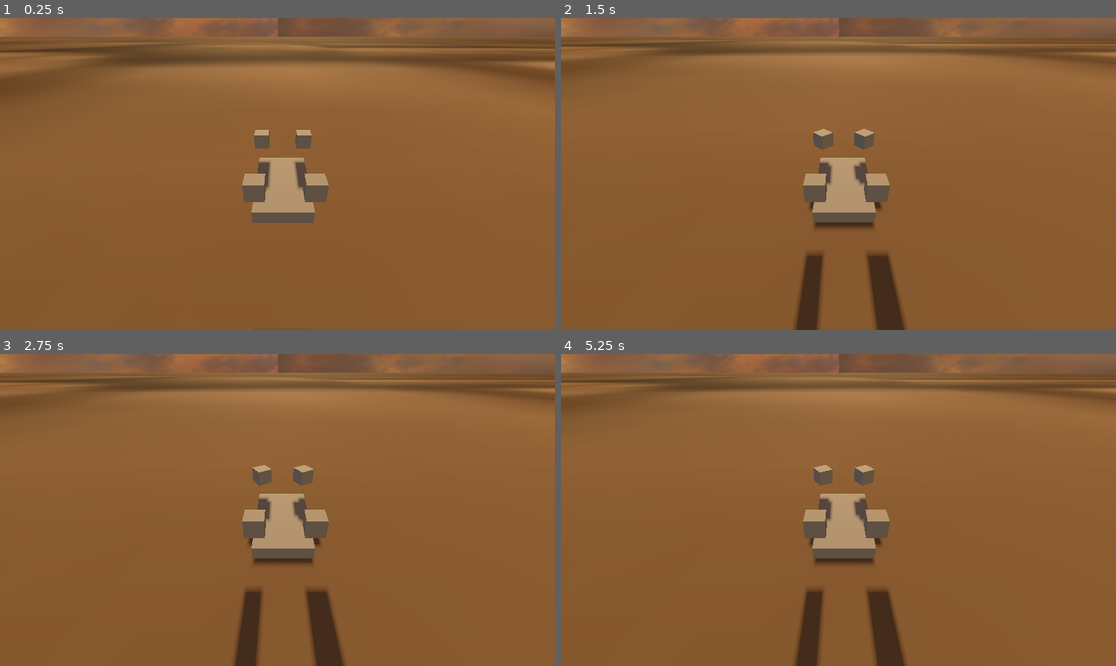
Above: before the commit, frames 1-4 (two rows, left to right).
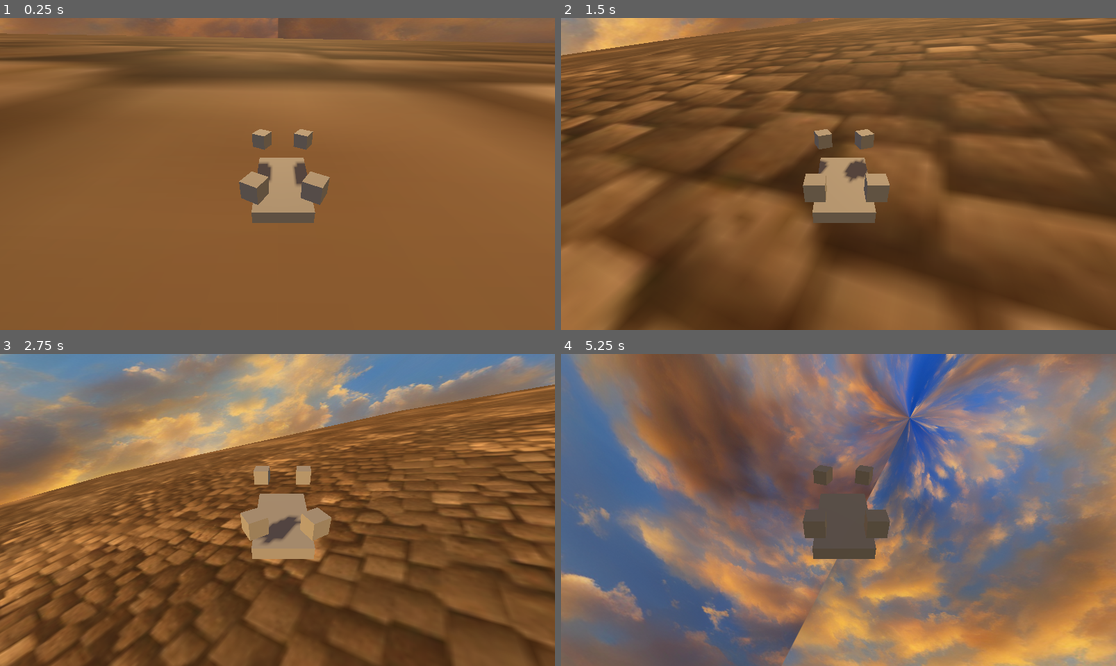
Above: after the commit, the same moments.

Repository: NuggetsWithTea/BeefyDrone
Game: Godot game, scene res://scenes/WindEnv.tscn
Two runs of this game, one before a commit and one after it. Both use one fixed random seed, a clock stepped at 60 frames per second and the inputs below.
Inputs:
- Up to frame 1 (0.25 s): no input
- Up to frame 2 (1.5 s): hold Up (forward) 0.53-1.28 s; hold Down (backward) from 1.28 s (still down)
- Up to frame 3 (2.75 s): release Down (backward) at 2.03 s; hold Up (forward) from 2.03 s (still down)
- Up to frame 4 (5.25 s): release Up (forward) at 3.53 s; hold Down (backward) from 3.53 s (still down)

The runs differ from the first frame. In frame 1, 11% of the frame differs, in the area x 0-100%, y 0-60%; in frame 2, 59%; in frame 3, 65%; in frame 4, 93%, in the area x 0-100%, y 0-100%.

Commit message:
was weiß ich

Diff:
--- a/scripts/Drone.gd
+++ b/scripts/Drone.gd
@@ -1,30 +1,23 @@
 extends RigidBody3D
 class_name DroneController
 
-@export var SPEED = 5.0
-@export var LIFT_STRENGTH = 4.5
-@export var MAX_VELOCITY:Vector3 = Vector3(100, 100, 100)
-@export var Mass:float = 1.0
-
 var propellers:Array[Propeller]
-
 var ground: MeshInstance3D
 var Current_WIND_FORCE = Vector3.ZERO
-
-var grav_pull_default: float = 0.2
-var current_grav_pull: float = grav_pull_default  # Base gravity strength
-var grav_increase: float = 1.05  # Increases over time
-var max_grav_force: float = 9.81  # Limit maximum gravity effect
-
-func linear_vel():
-	return linear_velocity
 
 func _ready():
 	propellers = [$"Propeller 1", $"Propeller 2", $"Propeller 3",$"Propeller 4"]
 
 	ground = $"../Ground"
 	add_to_group("wind_affected")
+	for p in propellers:
+		p.set_voltage(4)
 
+func _process(delta):
+	var tilt = global_transform.basis.y.normalized()
+	tilt.y = 0
+
+	apply_central_force(tilt)
 
 func _input(event):
 	if Input.is_action_just_pressed("forward"):
@@ -46,18 +39,6 @@
 func _physics_process(delta):
 	linear_velocity += Current_WIND_FORCE * delta
 
-	# Gradually increase gravity over time
-	if global_position.y < ground.global_position.y + 1:
-		current_grav_pull = grav_pull_default
-		return
-
-	current_grav_pull *= grav_increase
-	if current_grav_pull >= max_grav_force:
-		current_grav_pull = max_grav_force
-
-	# Apply nonlinear gravity
-	var gravity_force = Vector3(0, -current_grav_pull, 0)
-	linear_velocity += gravity_force
 
 func set_wind_force(force:Vector3):
 	Current_WIND_FORCE = force
--- a/scripts/Propeller.gd
+++ b/scripts/Propeller.gd
@@ -10,10 +10,14 @@
 @export var MAX_VELOCITY:Vector3 = Vector3(100, 100, 100)
 @export var VELOCITY_DECAY:float = 0.75
 
+@export var SEA_LEVEL_DENSITY: float = 1.225  # kg/m³ (default at sea level)
+@export var DENSITY_DROP_RATE: float = 0.00125  # Approximate per meter
+
 var CURRENT_RPM: int = 0
 var CURRENT_VOLTAGE: float = 0.0
 var CURRENT_THRUST_FORCE: float = 0.0
 var CURRENT_ANGLE = 0
+var CURRENT_APPLIED_FORCE = 0
 
 var LOCAL_OFFSET: Vector3 = Vector3.ZERO
 
@@ -34,29 +38,57 @@
 	CURRENT_ANGLE += deg_to_rad(CURRENT_RPM) * delta
 	CURRENT_ANGLE = wrapf(CURRENT_ANGLE, 0.0, TAU)  # More stable wrapping
 
-
 	# Create a transform for the local spin
 	var spin_transform = Transform3D(Basis(Vector3.UP, CURRENT_ANGLE), Vector3.ZERO)
 
 	# Combine them all
 	global_transform = DRONE.global_transform * offset_transform * spin_transform
 
-	CURRENT_VELOCITY *= VELOCITY_DECAY * delta
+	CURRENT_VELOCITY *= VELOCITY_DECAY
 
 func _physics_process(delta):
-	print("Voltage: %.2fV, RPM: %d, Force: %.2f" % [CURRENT_VOLTAGE, CURRENT_RPM, CURRENT_THRUST_FORCE])
+	#print("Voltage: %.2fV, RPM: %d, Force: %.2f" % [CURRENT_VOLTAGE, CURRENT_RPM, CURRENT_THRUST_FORCE])
 
 	_rpm()
 	_thrust()
+	_apply_drag()
 
 	if CURRENT_VOLTAGE == 0:
 		return
-
-	_apply_lift_force(delta)
-	_apply_drag()
+	var alt = get_altitude()
+	var ground = get_ground_effect(alt)
+	_apply_lift_force(delta, ground)
 
 	var angular_speed = (CURRENT_RPM * 2 * PI) / 60
 	rotate_y(angular_speed * delta)
+
+func get_air_density(altitude: float) -> float:
+	return max(SEA_LEVEL_DENSITY - DENSITY_DROP_RATE * altitude, 0.1)  # Avoid zero density
+
+func get_altitude(max_check_distance: float = 50.0) -> float:
+	var space_state = get_world_3d().direct_space_state  # Access physics world
+	var origin = global_transform.origin  # Drone's position
+	var target = origin - Vector3(0, max_check_distance, 0)  # Raycast downwards
+
+	var query = PhysicsRayQueryParameters3D.create(origin, target)
+	query.collide_with_areas = true  # Detects ground even if it's an Area3D
+
+	var result = space_state.intersect_ray(query)  # Perform raycast
+
+	if result.has("position"):  # If the ray hits something
+		return (origin - result["position"]).length()  # Distance to the ground
+
+	return max_check_distance  # Assume max distance if no ground is found
+
+func get_ground_effect(altitude: float) -> float:
+	var ground_effect_threshold = DISC_AREA * 2  # Max altitude for ground effect
+	var max_boost = 1.3  # Boost factor when very close
+
+	if altitude >= ground_effect_threshold:
+		return 1.0  # No boost at higher altitudes
+
+	var boost = max_boost - ((altitude / ground_effect_threshold) * max_boost)
+	return boost
 
 func increase_voltage(voltage:float):
 	var vol = CURRENT_VOLTAGE + voltage
@@ -83,11 +115,15 @@
 	if CURRENT_RPM == 0:
 		CURRENT_THRUST_FORCE = 0
 		return
+
+	var current_air_density = get_air_density(global_position.y)
+
 	# Thrust calculation
-	CURRENT_THRUST_FORCE = THRUST_COEFFICIENT * AIR_DENSITY * DISC_AREA * pow((CURRENT_RPM / 60), 2)
+	CURRENT_THRUST_FORCE = THRUST_COEFFICIENT * current_air_density * AIR_DENSITY * DISC_AREA * pow((CURRENT_RPM / 60), 2)
 
-func _apply_lift_force(delta):
-	var y_vel = CURRENT_VELOCITY.y + CURRENT_THRUST_FORCE * (1-delta)
+func _apply_lift_force(delta, ground_effect):
+	var y_vel: float = CURRENT_VELOCITY.y + CURRENT_THRUST_FORCE * (1-delta) * ground_effect
+	CURRENT_APPLIED_FORCE = y_vel
 	CURRENT_VELOCITY = Vector3(CURRENT_VELOCITY.x, y_vel, CURRENT_VELOCITY.z) if y_vel < MAX_VELOCITY.y else CURRENT_VELOCITY
 
 	#print(CURRENT_VELOCITY)
--- /dev/null
+++ b/scripts/camera_3d.gd
@@ -0,0 +1,13 @@
+extends Camera3D
+
+var drone: DroneController
+var offset: Vector3
+# Called when the node enters the scene tree for the first time.
+func _ready():
+	drone = $".."
+	offset = drone.global_position - global_position
+
+
+# Called every frame. 'delta' is the elapsed time since the previous frame.
+func _process(delta):
+	global_position = drone.global_position - offset
